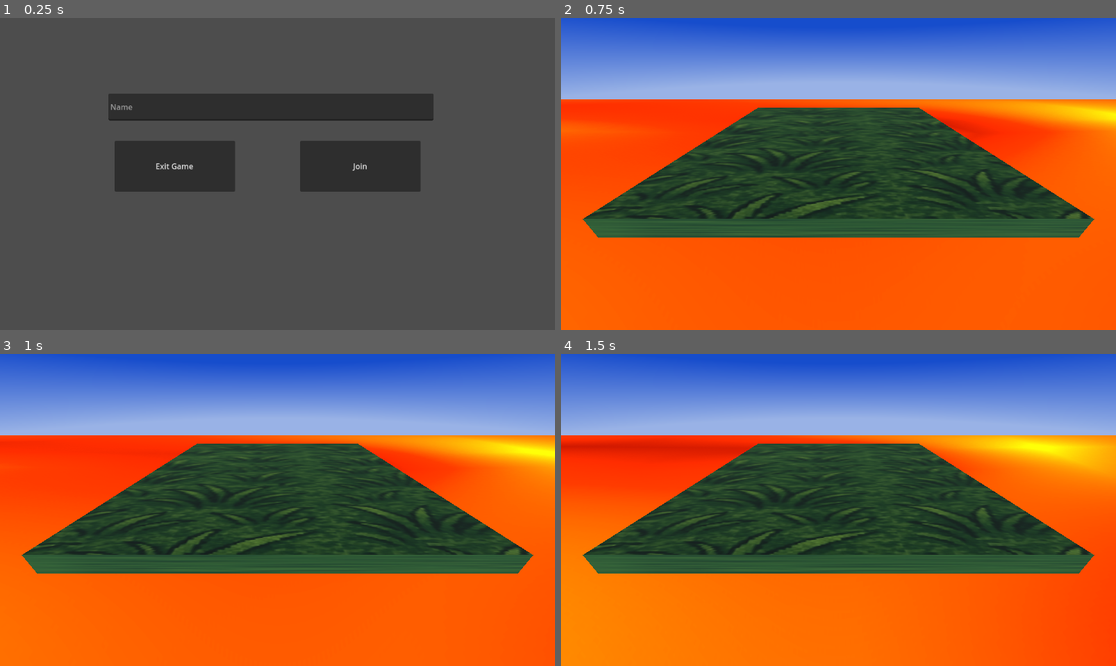
Above: before the commit, frames 1-4 (two rows, left to right).
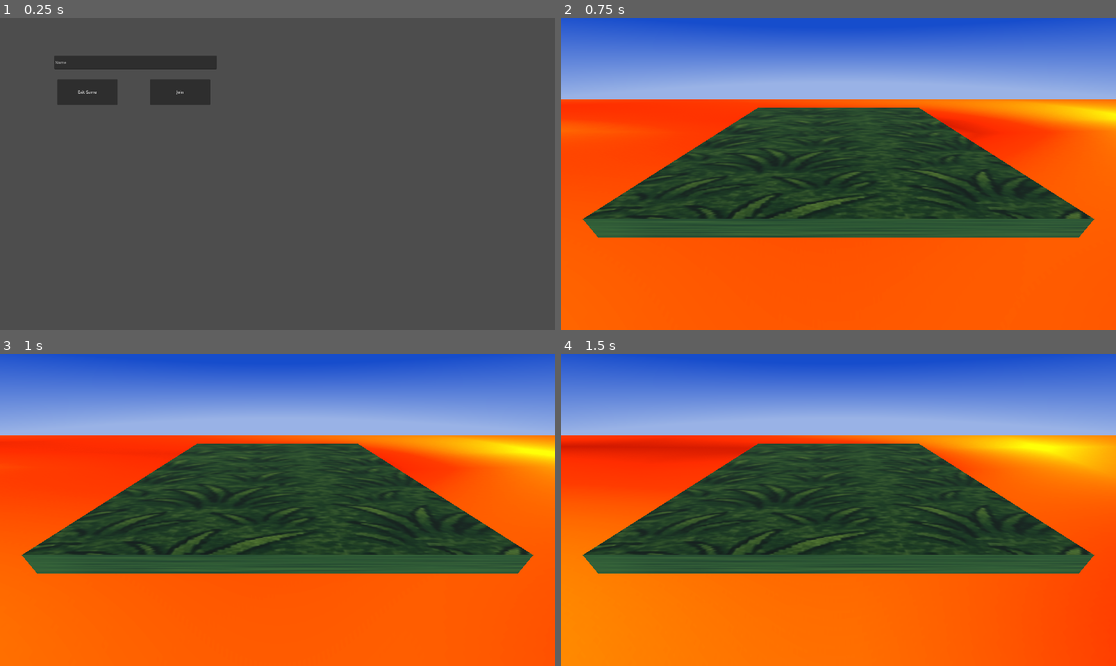
Above: after the commit, the same moments.

Repository: saltchicken/quest-godot
Game: Godot game, scene res://menus/main_menu.tscn
Two runs of this game, one before a commit and one after it. Both use one fixed random seed, a clock stepped at 60 frames per second and the inputs below. Before the commit the project starts from res://main_menu.tscn.
Inputs (mouse positions are in pixels of both pictures, inside the frame that each line leads up to):
- Up to frame 1 (0.25 s): no input
- Up to frame 2 (0.75 s): click "Join" at 0.5 s
- Up to frame 3 (1 s): no input
- Up to frame 4 (1.5 s): move the mouse to (960, 494) at 1.27 s; hold D (right) from 1.28 s (still down); tap Shift (run) at 1.35 s

The runs differ from the first frame. In frame 1, 14% of the frame differs, in the area x 9-79%, y 12-56%; in frame 2, nothing differs; in frame 3, nothing differs; in frame 4, nothing differs.

Commit message:
Structure project directory

Diff:
--- a/Autoloads/GameManager.gd
+++ b/Autoloads/GameManager.gd
@@ -4,7 +4,7 @@
 # const SERVER_IP = "ec2-54-241-111-126.us-west-1.compute.amazonaws.com"
 const SERVER_IP = "main"
 
-var player_scene = preload("res://player.tscn")
+var player_scene = preload("res://player/player.tscn")
 var _players_spawn_node
 
 signal game_state_changed(key, value)
@@ -48,7 +48,7 @@
 	self.load_world()
 
 func load_world():
-	var scene = preload("res://Game.tscn").instantiate()
+	var scene = preload("res://levels/Game.tscn").instantiate()
 	get_tree().root.add_child.call_deferred(scene)
 
 var _connection_callback = null
@@ -116,7 +116,7 @@
 		_players_spawn_node.get_node(str(id)).queue_free()
 
 func StartGame():
-	var scene = preload("res://Game.tscn").instantiate()
+	var scene = preload("res://levels/Game.tscn").instantiate()
 	get_tree().root.add_child(scene)
 	# var scene = preload("res://Game.tscn")
 	# print(get_tree().get_current_scene().name)
--- a/Game.tscn
+++ b/levels/Game.tscn
@@ -1,15 +1,15 @@
 [gd_scene load_steps=17 format=3 uid="uid://bs7mo7ss2w0ft"]
 
-[ext_resource type="Script" uid="uid://bpwa18bghyk3n" path="res://game.gd" id="1_wbfu4"]
-[ext_resource type="Texture2D" uid="uid://d25ror1qy41nu" path="res://assets_task_01jt9b9tjhfcjvrkbemkz2fbdm_1746218082_img_0.webp" id="2_xkndl"]
-[ext_resource type="Shader" uid="uid://cy763jju4mgnt" path="res://lava.gdshader" id="3_u44n3"]
-[ext_resource type="Shader" uid="uid://dwodtjlo8xjot" path="res://sky.gdshader" id="4_sb48q"]
+[ext_resource type="Script" uid="uid://bpwa18bghyk3n" path="res://levels/game.gd" id="1_18vqw"]
+[ext_resource type="Texture2D" uid="uid://d25ror1qy41nu" path="res://assets/assets_task_01jt9b9tjhfcjvrkbemkz2fbdm_1746218082_img_0.webp" id="2_sdsdh"]
+[ext_resource type="Shader" uid="uid://cy763jju4mgnt" path="res://shaders/lava.gdshader" id="3_f2gsp"]
+[ext_resource type="Shader" uid="uid://dwodtjlo8xjot" path="res://shaders/sky.gdshader" id="4_15fg1"]
 
 [sub_resource type="BoxMesh" id="BoxMesh_ilcil"]
 size = Vector3(10, 0.5, 10)
 
 [sub_resource type="StandardMaterial3D" id="StandardMaterial3D_u44n3"]
-albedo_texture = ExtResource("2_xkndl")
+albedo_texture = ExtResource("2_sdsdh")
 uv1_scale = Vector3(-2.195, -2.195, -2.195)
 
 [sub_resource type="BoxShape3D" id="BoxShape3D_sb48q"]
@@ -24,7 +24,7 @@
 
 [sub_resource type="ShaderMaterial" id="ShaderMaterial_t88pq"]
 render_priority = 0
-shader = ExtResource("3_u44n3")
+shader = ExtResource("3_f2gsp")
 shader_parameter/noise_texture = SubResource("NoiseTexture2D_sb48q")
 shader_parameter/noise_texture2 = SubResource("NoiseTexture2D_u44n3")
 shader_parameter/lava_color1 = Color(1, 0.2, 0, 1)
@@ -48,7 +48,7 @@
 size = Vector3(20.4813, 0.489922, 10.3615)
 
 [sub_resource type="ShaderMaterial" id="ShaderMaterial_r0x5m"]
-shader = ExtResource("4_sb48q")
+shader = ExtResource("4_15fg1")
 shader_parameter/sky_top_color = Color(0.1, 0.3, 0.8, 1)
 shader_parameter/sky_horizon_color = Color(0.6, 0.7, 0.9, 1)
 shader_parameter/horizon_blend = 0.1
@@ -64,7 +64,7 @@
 reflected_light_source = 1
 
 [node name="Game" type="Node3D"]
-script = ExtResource("1_wbfu4")
+script = ExtResource("1_18vqw")
 
 [node name="Floor" type="StaticBody3D" parent="."]
 metadata/_edit_group_ = true
--- a/main_menu.tscn
+++ b/menus/main_menu.tscn
@@ -1,11 +1,11 @@
 [gd_scene load_steps=2 format=3 uid="uid://c0eklroxr4765"]
 
-[ext_resource type="Script" uid="uid://45rqw1es1ea6" path="res://main_menu.gd" id="1_06t4h"]
+[ext_resource type="Script" uid="uid://45rqw1es1ea6" path="res://menus/main_menu.gd" id="1_8gy84"]
 
 [node name="MainMenu" type="Control"]
 layout_mode = 3
 anchors_preset = 0
-script = ExtResource("1_06t4h")
+script = ExtResource("1_8gy84")
 
 [node name="Join" type="Button" parent="."]
 unique_name_in_owner = true
--- a/player.tscn
+++ b/player/player.tscn
@@ -1,320 +1,320 @@
 [gd_scene load_steps=89 format=3 uid="uid://bk6x4rvwunklf"]
 
-[ext_resource type="Script" uid="uid://dvav0l8m22oyv" path="res://player.gd" id="1_4flbx"]
-[ext_resource type="Texture2D" uid="uid://tunf1xiuva2y" path="res://char_a_p1_0bas_demn_v01.png" id="2_onrkg"]
-[ext_resource type="Script" uid="uid://c3p0vg8fygcok" path="res://player_input.gd" id="3_i3pqv"]
-[ext_resource type="Script" uid="uid://088x8xx047t8" path="res://debug_stats.gd" id="4_hqtel"]
-[ext_resource type="Script" uid="uid://g54h3qgdivex" path="res://state_machine.gd" id="5_sweqy"]
-[ext_resource type="Script" uid="uid://cvviopkgfalex" path="res://idle.gd" id="6_1jxqw"]
-[ext_resource type="Script" uid="uid://dgal0pcamogrt" path="res://run.gd" id="7_dw050"]
-[ext_resource type="Script" uid="uid://e4ab8h0jrls1" path="res://walk.gd" id="8_dw050"]
+[ext_resource type="Script" uid="uid://dvav0l8m22oyv" path="res://player/player.gd" id="1_rgyib"]
+[ext_resource type="Texture2D" uid="uid://tunf1xiuva2y" path="res://assets/char_a_p1_0bas_demn_v01.png" id="2_hg6s5"]
+[ext_resource type="Script" uid="uid://c3p0vg8fygcok" path="res://player/player_input.gd" id="3_8t03j"]
+[ext_resource type="Script" uid="uid://088x8xx047t8" path="res://utility/debug_stats.gd" id="4_2ieo8"]
+[ext_resource type="Script" uid="uid://g54h3qgdivex" path="res://utility/state_machine.gd" id="5_ebec5"]
+[ext_resource type="Script" uid="uid://cvviopkgfalex" path="res://player/states/idle.gd" id="6_yllr7"]
+[ext_resource type="Script" uid="uid://dgal0pcamogrt" path="res://player/states/run.gd" id="7_kb6p2"]
+[ext_resource type="Script" uid="uid://e4ab8h0jrls1" path="res://player/states/walk.gd" id="8_wodsf"]
 
 [sub_resource type="CapsuleShape3D" id="CapsuleShape3D_i3pqv"]
 radius = 0.0784727
 height = 0.293478
 
 [sub_resource type="AtlasTexture" id="AtlasTexture_oybyf"]
-atlas = ExtResource("2_onrkg")
+atlas = ExtResource("2_hg6s5")
 region = Rect2(320, 0, 64, 64)
 
 [sub_resource type="AtlasTexture" id="AtlasTexture_ee2o4"]
-atlas = ExtResource("2_onrkg")
+atlas = ExtResource("2_hg6s5")
 region = Rect2(320, 64, 64, 64)
 
 [sub_resource type="AtlasTexture" id="AtlasTexture_vie4p"]
-atlas = ExtResource("2_onrkg")
+atlas = ExtResource("2_hg6s5")
 region = Rect2(320, 192, 64, 64)
 
 [sub_resource type="AtlasTexture" id="AtlasTexture_0jj5r"]
-atlas = ExtResource("2_onrkg")
+atlas = ExtResource("2_hg6s5")
 region = Rect2(320, 128, 64, 64)
 
 [sub_resource type="AtlasTexture" id="AtlasTexture_i3pqv"]
-atlas = ExtResource("2_onrkg")
+atlas = ExtResource("2_hg6s5")
 region = Rect2(0, 0, 64, 64)
 
 [sub_resource type="AtlasTexture" id="AtlasTexture_j5n4i"]
-atlas = ExtResource("2_onrkg")
+atlas = ExtResource("2_hg6s5")
 region = Rect2(0, 64, 64, 64)
 
 [sub_resource type="AtlasTexture" id="AtlasTexture_2wuci"]
-atlas = ExtResource("2_onrkg")
+atlas = ExtResource("2_hg6s5")
 region = Rect2(0, 192, 64, 64)
 
 [sub_resource type="AtlasTexture" id="AtlasTexture_iruf7"]
-atlas = ExtResource("2_onrkg")
+atlas = ExtResource("2_hg6s5")
 region = Rect2(0, 128, 64, 64)
 
 [sub_resource type="AtlasTexture" id="AtlasTexture_634y6"]
-atlas = ExtResource("2_onrkg")
+atlas = ExtResource("2_hg6s5")
 region = Rect2(320, 0, 64, 64)
 
 [sub_resource type="AtlasTexture" id="AtlasTexture_tkwlq"]
-atlas = ExtResource("2_onrkg")
+atlas = ExtResource("2_hg6s5")
 region = Rect2(384, 0, 64, 64)
 
 [sub_resource type="AtlasTexture" id="AtlasTexture_hl5qd"]
-atlas = ExtResource("2_onrkg")
+atlas = ExtResource("2_hg6s5")
 region = Rect2(448, 0, 64, 64)
 
 [sub_resource type="AtlasTexture" id="AtlasTexture_bfour"]
-atlas = ExtResource("2_onrkg")
+atlas = ExtResource("2_hg6s5")
 region = Rect2(320, 64, 64, 64)
 
 [sub_resource type="AtlasTexture" id="AtlasTexture_ieltc"]
-atlas = ExtResource("2_onrkg")
+atlas = ExtResource("2_hg6s5")
 region = Rect2(384, 64, 64, 64)
 
 [sub_resource type="AtlasTexture" id="AtlasTexture_fddr8"]
-atlas = ExtResource("2_onrkg")
+atlas = ExtResource("2_hg6s5")
 region = Rect2(448, 64, 64, 64)
 
 [sub_resource type="AtlasTexture" id="AtlasTexture_ek41f"]
-atlas = ExtResource("2_onrkg")
+atlas = ExtResource("2_hg6s5")
 region = Rect2(320, 192, 64, 64)
 
 [sub_resource type="AtlasTexture" id="AtlasTexture_pgbbb"]
-atlas = ExtResource("2_onrkg")
+atlas = ExtResource("2_hg6s5")
 region = Rect2(384, 192, 64, 64)
 
 [sub_resource type="AtlasTexture" id="AtlasTexture_331ug"]
-atlas = ExtResource("2_onrkg")
+atlas = ExtResource("2_hg6s5")
 region = Rect2(448, 192, 64, 64)
 
 [sub_resource type="AtlasTexture" id="AtlasTexture_ny14h"]
-atlas = ExtResource("2_onrkg")
+atlas = ExtResource("2_hg6s5")
 region = Rect2(320, 128, 64, 64)
 
 [sub_resource type="AtlasTexture" id="AtlasTexture_qwsg1"]
-atlas = ExtResource("2_onrkg")
+atlas = ExtResource("2_hg6s5")
 region = Rect2(384, 128, 64, 64)
 
 [sub_resource type="AtlasTexture" id="AtlasTexture_1xqrm"]
-atlas = ExtResource("2_onrkg")
+atlas = ExtResource("2_hg6s5")
 region = Rect2(448, 128, 64, 64)
 
 [sub_resource type="AtlasTexture" id="AtlasTexture_efrwb"]
-atlas = ExtResource("2_onrkg")
+atlas = ExtResource("2_hg6s5")
 region = Rect2(64, 0, 64, 64)
 
 [sub_resource type="AtlasTexture" id="AtlasTexture_hiqhm"]
-atlas = ExtResource("2_onrkg")
+atlas = ExtResource("2_hg6s5")
 region = Rect2(128, 0, 64, 64)
 
 [sub_resource type="AtlasTexture" id="AtlasTexture_8gr2b"]
-atlas = ExtResource("2_onrkg")
+atlas = ExtResource("2_hg6s5")
 region = Rect2(64, 64, 64, 64)
 
 [sub_resource type="AtlasTexture" id="AtlasTexture_vl8ci"]
-atlas = ExtResource("2_onrkg")
+atlas = ExtResource("2_hg6s5")
 region = Rect2(128, 64, 64, 64)
 
 [sub_resource type="AtlasTexture" id="AtlasTexture_khis8"]
-atlas = ExtResource("2_onrkg")
+atlas = ExtResource("2_hg6s5")
 region = Rect2(64, 192, 64, 64)
 
 [sub_resource type="AtlasTexture" id="AtlasTexture_b88wv"]
-atlas = ExtResource("2_onrkg")
+atlas = ExtResource("2_hg6s5")
 region = Rect2(128, 192, 64, 64)
 
 [sub_resource type="AtlasTexture" id="AtlasTexture_ibah8"]
-atlas = ExtResource("2_onrkg")
+atlas = ExtResource("2_hg6s5")
 region = Rect2(64, 128, 64, 64)
 
 [sub_resource type="AtlasTexture" id="AtlasTexture_3iwfv"]
-atlas = ExtResource("2_onrkg")
+atlas = ExtResource("2_hg6s5")
 region = Rect2(128, 128, 64, 64)
 
 [sub_resource type="AtlasTexture" id="AtlasTexture_ajfva"]
-atlas = ExtResource("2_onrkg")
+atlas = ExtResource("2_hg6s5")
 region = Rect2(0, 256, 64, 64)
 
 [sub_resource type="AtlasTexture" id="AtlasTexture_5ef02"]
-atlas = ExtResource("2_onrkg")
+atlas = ExtResource("2_hg6s5")
 region = Rect2(64, 256, 64, 64)
 
 [sub_resource type="AtlasTexture" id="AtlasTexture_pfmca"]
-atlas = ExtResource("2_onrkg")
+atlas = ExtResource("2_hg6s5")
 region = Rect2(384, 256, 64, 64)
 
 [sub_resource type="AtlasTexture" id="AtlasTexture_76oay"]
-atlas = ExtResource("2_onrkg")
+atlas = ExtResource("2_hg6s5")
 region = Rect2(192, 256, 64, 64)
 
 [sub_resource type="AtlasTexture" id="AtlasTexture_b4uyv"]
-atlas = ExtResource("2_onrkg")
+atlas = ExtResource("2_hg6s5")
 region = Rect2(256, 256, 64, 64)
 
 [sub_resource type="AtlasTexture" id="AtlasTexture_tw8ou"]
-atlas = ExtResource("2_onrkg")
+atlas = ExtResource("2_hg6s5")
 region = Rect2(448, 256, 64, 64)
 
 [sub_resource type="AtlasTexture" id="AtlasTexture_va2xi"]
-atlas = ExtResource("2_onrkg")
+atlas = ExtResource("2_hg6s5")
 region = Rect2(0, 320, 64, 64)
 
 [sub_resource type="AtlasTexture" id="AtlasTexture_fkf2u"]
-atlas = ExtResource("2_onrkg")
+atlas = ExtResource("2_hg6s5")
 region = Rect2(64, 320, 64, 64)
 
 [sub_resource type="AtlasTexture" id="AtlasTexture_s7jk6"]
-atlas = ExtResource("2_onrkg")
+atlas = ExtResource("2_hg6s5")
 region = Rect2(384, 320, 64, 64)
 
 [sub_resource type="AtlasTexture" id="AtlasTexture_feeoa"]
-atlas = ExtResource("2_onrkg")
+atlas = ExtResource("2_hg6s5")
 region = Rect2(192, 320, 64, 64)
 
 [sub_resource type="AtlasTexture" id="AtlasTexture_m6nxt"]
-atlas = ExtResource("2_onrkg")
+atlas = ExtResource("2_hg6s5")
 region = Rect2(256, 320, 64, 64)
 
 [sub_resource type="AtlasTexture" id="AtlasTexture_ym00c"]
-atlas = ExtResource("2_onrkg")
+atlas = ExtResource("2_hg6s5")
 region = Rect2(448, 320, 64, 64)
 
 [sub_resource type="AtlasTexture" id="AtlasTexture_ygbnx"]
-atlas = ExtResource("2_onrkg")
+atlas = ExtResource("2_hg6s5")
 region = Rect2(0, 448, 64, 64)
 
 [sub_resource type="AtlasTexture" id="AtlasTexture_v2t6f"]
-atlas = ExtResource("2_onrkg")
+atlas = ExtResource("2_hg6s5")
 region = Rect2(64, 448, 64, 64)
 
 [sub_resource type="AtlasTexture" id="AtlasTexture_l3lcn"]
-atlas = ExtResource("2_onrkg")
+atlas = ExtResource("2_hg6s5")
 region = Rect2(384, 448, 64, 64)
 
 [sub_resource type="AtlasTexture" id="AtlasTexture_xry5e"]
-atlas = ExtResource("2_onrkg")
+atlas = ExtResource("2_hg6s5")
 region = Rect2(192, 448, 64, 64)
 
 [sub_resource type="AtlasTexture" id="AtlasTexture_h6w8y"]
-atlas = ExtResource("2_onrkg")
+atlas = ExtResource("2_hg6s5")
 region = Rect2(256, 448, 64, 64)
 
 [sub_resource type="AtlasTexture" id="AtlasTexture_yem3p"]
-atlas = ExtResource("2_onrkg")
+atlas = ExtResource("2_hg6s5")
 region = Rect2(448, 448, 64, 64)
 
 [sub_resource type="AtlasTexture" id="AtlasTexture_86rna"]
-atlas = ExtResource("2_onrkg")
+atlas = ExtResource("2_hg6s5")
 region = Rect2(0, 384, 64, 64)
 
 [sub_resource type="AtlasTexture" id="AtlasTexture_xg1a7"]
-atlas = ExtResource("2_onrkg")
+atlas = ExtResource("2_hg6s5")
 region = Rect2(64, 384, 64, 64)
 
 [sub_resource type="AtlasTexture" id="AtlasTexture_ob4mi"]
-atlas = ExtResource("2_onrkg")
+atlas = ExtResource("2_hg6s5")
 region = Rect2(384, 384, 64, 64)
 
 [sub_resource type="AtlasTexture" id="AtlasTexture_ax26h"]
-atlas = ExtResource("2_onrkg")
+atlas = ExtResource("2_hg6s5")
 region = Rect2(192, 384, 64, 64)
 
 [sub_resource type="AtlasTexture" id="AtlasTexture_kh4g0"]
-atlas = ExtResource("2_onrkg")
+atlas = ExtResource("2_hg6s5")
 region = Rect2(256, 384, 64, 64)
 
 [sub_resource type="AtlasTexture" id="AtlasTexture_mgmjd"]
-atlas = ExtResource("2_onrkg")
+atlas = ExtResource("2_hg6s5")
 region = Rect2(448, 384, 64, 64)
 
 [sub_resource type="AtlasTexture" id="AtlasTexture_hqtel"]
-atlas = ExtResource("2_onrkg")
+atlas = ExtResource("2_hg6s5")
 region = Rect2(0, 256, 64, 64)
 
 [sub_resource type="AtlasTexture" id="AtlasTexture_op7ga"]
-atlas = ExtResource("2_onrkg")
+atlas = ExtResource("2_hg6s5")
 region = Rect2(64, 256, 64, 64)
 
 [sub_resource type="AtlasTexture" id="AtlasTexture_q13i1"]
-atlas = ExtResource("2_onrkg")
+atlas = ExtResource("2_hg6s5")
 region = Rect2(128, 256, 64, 64)
 
 [sub_resource type="AtlasTexture" id="AtlasTexture_pylmc"]
-atlas = ExtResource("2_onrkg")
+atlas = ExtResource("2_hg6s5")
 region = Rect2(192, 256, 64, 64)
 
 [sub_resource type="AtlasTexture" id="AtlasTexture_pbfsw"]
-atlas = ExtResource("2_onrkg")
+atlas = ExtResource("2_hg6s5")
 region = Rect2(256, 256, 64, 64)
 
 [sub_resource type="AtlasTexture" id="AtlasTexture_5tmop"]
-atlas = ExtResource("2_onrkg")
+atlas = ExtResource("2_hg6s5")
 region = Rect2(320, 256, 64, 64)
 
 [sub_resource type="AtlasTexture" id="AtlasTexture_7ahtn"]
-atlas = ExtResource("2_onrkg")
+atlas = ExtResource("2_hg6s5")
 region = Rect2(0, 320, 64, 64)
 
 [sub_resource type="AtlasTexture" id="AtlasTexture_7lmhl"]
-atlas = ExtResource("2_onrkg")
+atlas = ExtResource("2_hg6s5")
 region = Rect2(64, 320, 64, 64)
 
 [sub_resource type="AtlasTexture" id="AtlasTexture_dx0e4"]
-atlas = ExtResource("2_onrkg")
+atlas = ExtResource("2_hg6s5")
 region = Rect2(128, 320, 64, 64)
 
 [sub_resource type="AtlasTexture" id="AtlasTexture_jm5j8"]
-atlas = ExtResource("2_onrkg")
+atlas = ExtResource("2_hg6s5")
 region = Rect2(192, 320, 64, 64)
 
 [sub_resource type="AtlasTexture" id="AtlasTexture_7hik5"]
-atlas = ExtResource("2_onrkg")
+atlas = ExtResource("2_hg6s5")
 region = Rect2(256, 320, 64, 64)
 
 [sub_resource type="AtlasTexture" id="AtlasTexture_qtqh7"]
-atlas = ExtResource("2_onrkg")
+atlas = ExtResource("2_hg6s5")
 region = Rect2(320, 320, 64, 64)
 
 [sub_resource type="AtlasTexture" id="AtlasTexture_sweqy"]
-atlas = ExtResource("2_onrkg")
+atlas = ExtResource("2_hg6s5")
 region = Rect2(0, 448, 64, 64)
 
 [sub_resource type="AtlasTexture" id="AtlasTexture_2hs0m"]
-atlas = ExtResource("2_onrkg")
+atlas = ExtResource("2_hg6s5")
 region = Rect2(64, 448, 64, 64)
 
 [sub_resource type="AtlasTexture" id="AtlasTexture_1jxqw"]
-atlas = ExtResource("2_onrkg")
+atlas = ExtResource("2_hg6s5")
 region = Rect2(128, 448, 64, 64)
 
 [sub_resource type="AtlasTexture" id="AtlasTexture_dw050"]
-atlas = ExtResource("2_onrkg")
+atlas = ExtResource("2_hg6s5")
 region = Rect2(192, 448, 64, 64)
 
 [sub_resource type="AtlasTexture" id="AtlasTexture_b26j0"]
-atlas = ExtResource("2_onrkg")
+atlas = ExtResource("2_hg6s5")
 region = Rect2(256, 448, 64, 64)
 
 [sub_resource type="AtlasTexture" id="AtlasTexture_n7ghd"]
-atlas = ExtResource("2_onrkg")
+atlas = ExtResource("2_hg6s5")
 region = Rect2(320, 448, 64, 64)
 
 [sub_resource type="AtlasTexture" id="AtlasTexture_nvl01"]
-atlas = ExtResource("2_onrkg")
+atlas = ExtResource("2_hg6s5")
 region = Rect2(0, 384, 64, 64)
 
 [sub_resource type="AtlasTexture" id="AtlasTexture_ivps1"]
-atlas = ExtResource("2_onrkg")
+atlas = ExtResource("2_hg6s5")
 region = Rect2(64, 384, 64, 64)
 
 [sub_resource type="AtlasTexture" id="AtlasTexture_urp6f"]
-atlas = ExtResource("2_onrkg")
+atlas = ExtResource("2_hg6s5")
 region = Rect2(128, 384, 64, 64)
 
 [sub_resource type="AtlasTexture" id="AtlasTexture_bwjto"]
-atlas = ExtResource("2_onrkg")
+atlas = ExtResource("2_hg6s5")
 region = Rect2(192, 384, 64, 64)
 
 [sub_resource type="AtlasTexture" id="AtlasTexture_606se"]
-atlas = ExtResource("2_onrkg")
+atlas = ExtResource("2_hg6s5")
 region = Rect2(256, 384, 64, 64)
 
 [sub_resource type="AtlasTexture" id="AtlasTexture_u1c27"]
-atlas = ExtResource("2_onrkg")
+atlas = ExtResource("2_hg6s5")
 region = Rect2(320, 384, 64, 64)
 
 [sub_resource type="SpriteFrames" id="SpriteFrames_sweqy"]
@@ -683,7 +683,7 @@
 
 [node name="Player" type="CharacterBody3D"]
 transform = Transform3D(5, 0, 0, 0, 5, 0, 0, 0, 5, 0, 0, 0)
-script = ExtResource("1_4flbx")
+script = ExtResource("1_rgyib")
 
 [node name="CollisionShape3D" type="CollisionShape3D" parent="."]
 transform = Transform3D(1, 0, 0, 0, 1, 0, 0, 0, 1, 0, 0.0259644, 0)
@@ -703,7 +703,7 @@
 unique_name_in_owner = true
 replication_interval = 0.01
 replication_config = SubResource("SceneReplicationConfig_hqtel")
-script = ExtResource("3_i3pqv")
+script = ExtResource("3_8t03j")
 
 [node name="PauseMenu" type="CanvasLayer" parent="."]
 unique_name_in_owner = true
@@ -747,7 +747,7 @@
 [node name="DebugStats" type="Node3D" parent="."]
 unique_name_in_owner = true
 transform = Transform3D(1, 0, 0, 0, 1, 0, 0, 0, 1, 0, 0.244408, 0)
-script = ExtResource("4_hqtel")
+script = ExtResource("4_2ieo8")
 spacing = 0.025
 
 [node name="AuthorityDebug" type="Node3D" parent="DebugStats"]
@@ -778,16 +778,16 @@
 
 [node name="StateMachine" type="Node" parent="." node_paths=PackedStringArray("animation")]
 unique_name_in_owner = true
-script = ExtResource("5_sweqy")
+script = ExtResource("5_ebec5")
 animation = NodePath("../AnimatedSprite3D")
 
 [node name="idle" type="Node" parent="StateMachine"]
-script = ExtResource("6_1jxqw")
+script = ExtResource("6_yllr7")
 
 [node name="run" type="Node" parent="StateMachine"]
-script = ExtResource("7_dw050")
+script = ExtResource("7_kb6p2")
 
 [node name="walk" type="Node" parent="StateMachine"]
-script = ExtResource("8_dw050")
+script = ExtResource("8_wodsf")
 
 [connection signal="pressed" from="PauseMenu/HBoxContainer/VBoxContainer/Button" to="InputComponent" method="leave_game"]
--- a/project.godot
+++ b/project.godot
@@ -17,7 +17,12 @@
 [autoload]
 
 GameManager="*res://Autoloads/GameManager.gd"
-PingManager="*res://PingManager.gd"
+PingManager="*res://Autoloads/PingManager.gd"
+
+[display]
+
+window/size/viewport_width=2304
+window/size/viewport_height=1296
 
 [input]
 
Renamed: PingManager.gd -> Autoloads/PingManager.gd
Renamed: PingManager.gd.uid -> Autoloads/PingManager.gd.uid
Renamed: assets_task_01jt9b9tjhfcjvrkbemkz2fbdm_1746218082_img_0.webp -> assets/assets_task_01jt9b9tjhfcjvrkbemkz2fbdm_1746218082_img_0.webp
Not shown, changed: assets/assets_task_01jt9b9tjhfcjvrkbemkz2fbdm_1746218082_img_0.webp.import
Renamed: char_a_p1_0bas_demn_v01.png -> assets/char_a_p1_0bas_demn_v01.png
Not shown, changed: assets/char_a_p1_0bas_demn_v01.png.import
Renamed: lava.webp -> assets/lava.webp
Not shown, changed: assets/lava.webp.import
Renamed: game.gd -> levels/game.gd
Renamed: game.gd.uid -> levels/game.gd.uid
Renamed: main_menu.gd -> menus/main_menu.gd
Renamed: main_menu.gd.uid -> menus/main_menu.gd.uid
(and 22 more such lines)
